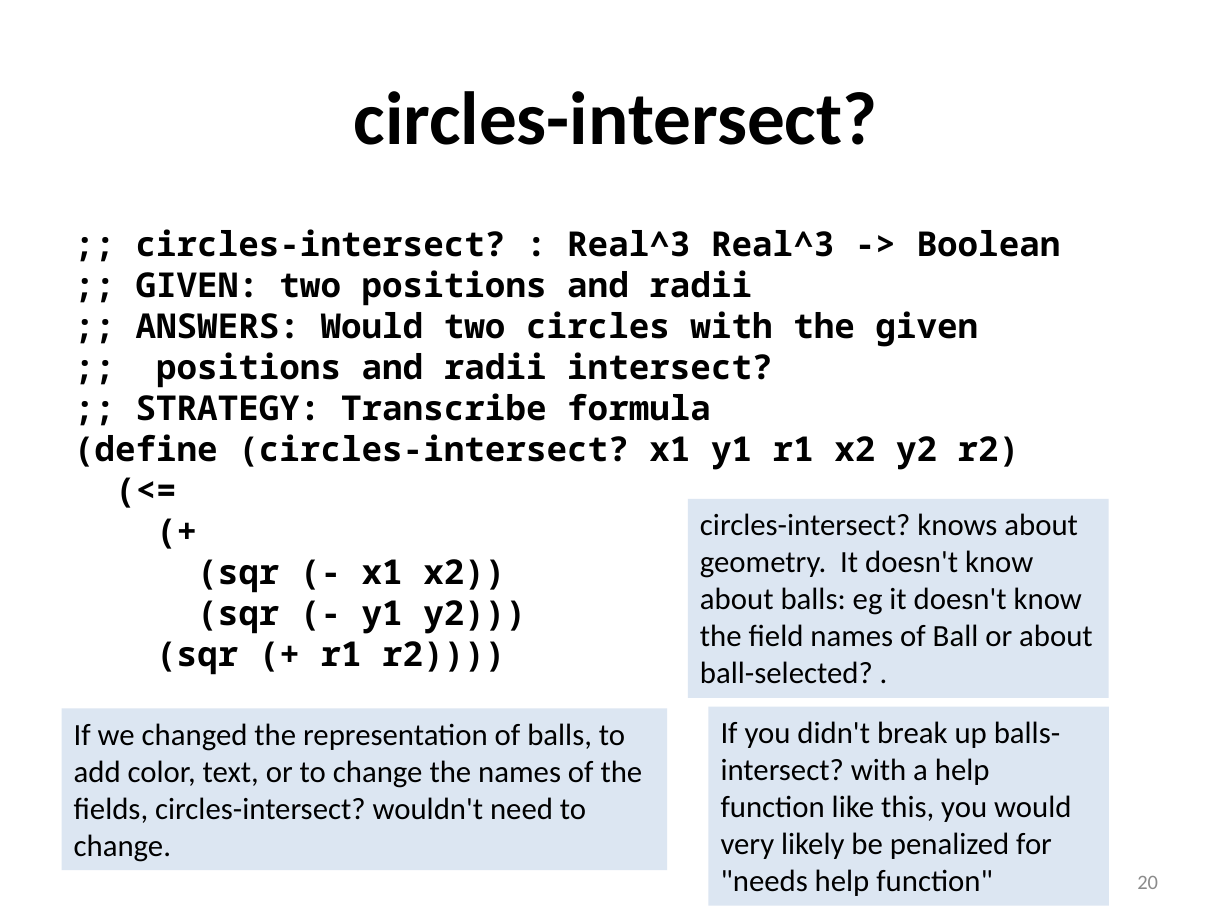
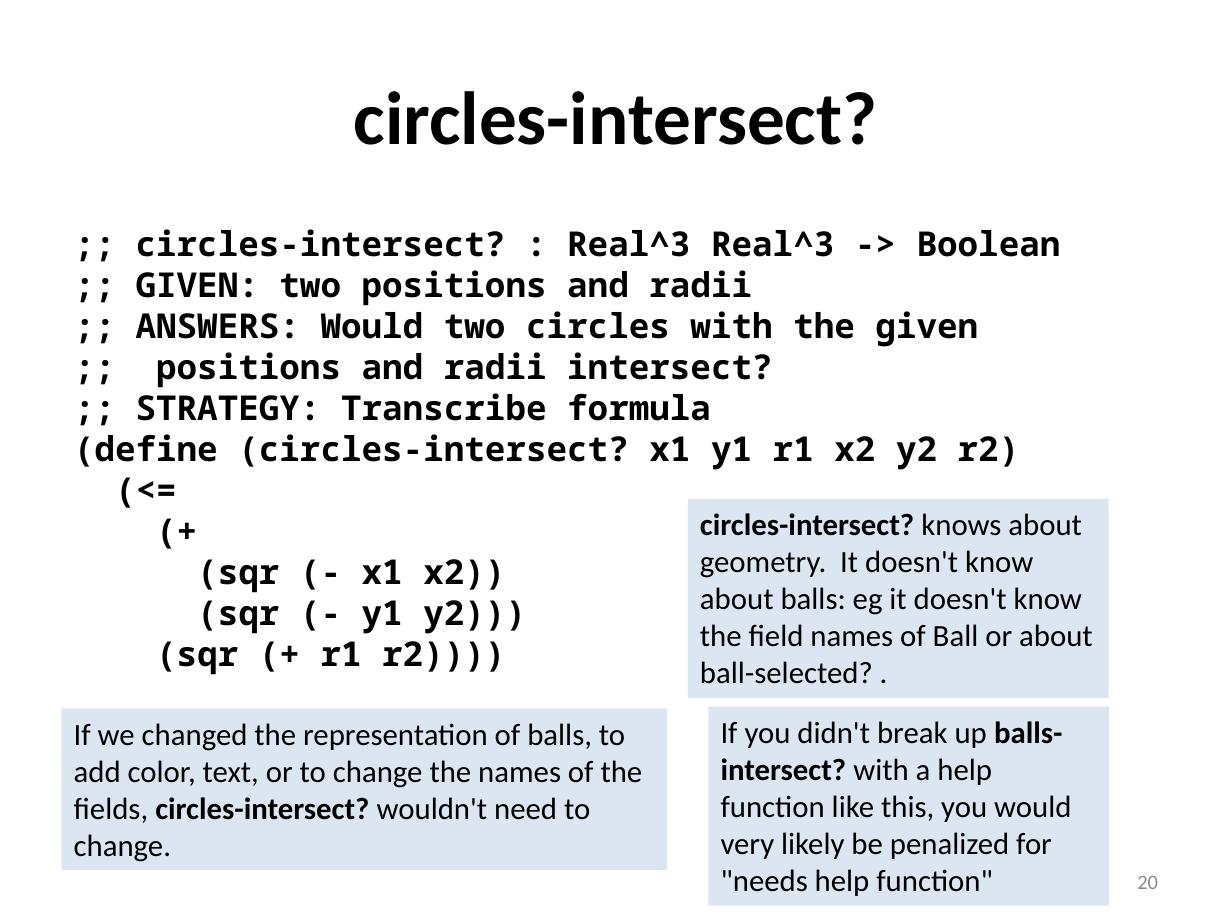
Before and after one commit to mwand/cs5010f17, a slide deck: slide 20 of Slides/Lesson 2.3 Examining More than One Value.pptx. Drawn at 1232x924 pixels with LibreOffice and Linux fonts; fonts in the diff are those of the drawing. Boxes give left, top, right and bottom in pixels: in the first picture for what was removed or moved away, otherwise in the second. Text is boxed around its words. In the diff, an @@ line names an element or a change of style, - is before the commit and + after.

```diff
--- a/Slides/Lesson 2.3 Examining More than One Value.pptx
+++ b/Slides/Lesson 2.3 Examining More than One Value.pptx
@@ rectangle "circles-intersect? knows about geometry. It ..." at box(687, 499, 1109, 699): bold on in "circles-intersect?" @@
@@ rectangle "If we changed the representation ..." at box(62, 708, 668, 870): bold on in "circles-intersect?" @@
@@ rectangle "If you didn't break up ..." at box(708, 707, 1109, 907): bold on in "balls-intersect?" @@
```
Also in this commit, not shown: 2 other slides changed, 1 slide removed, 7 other files.
